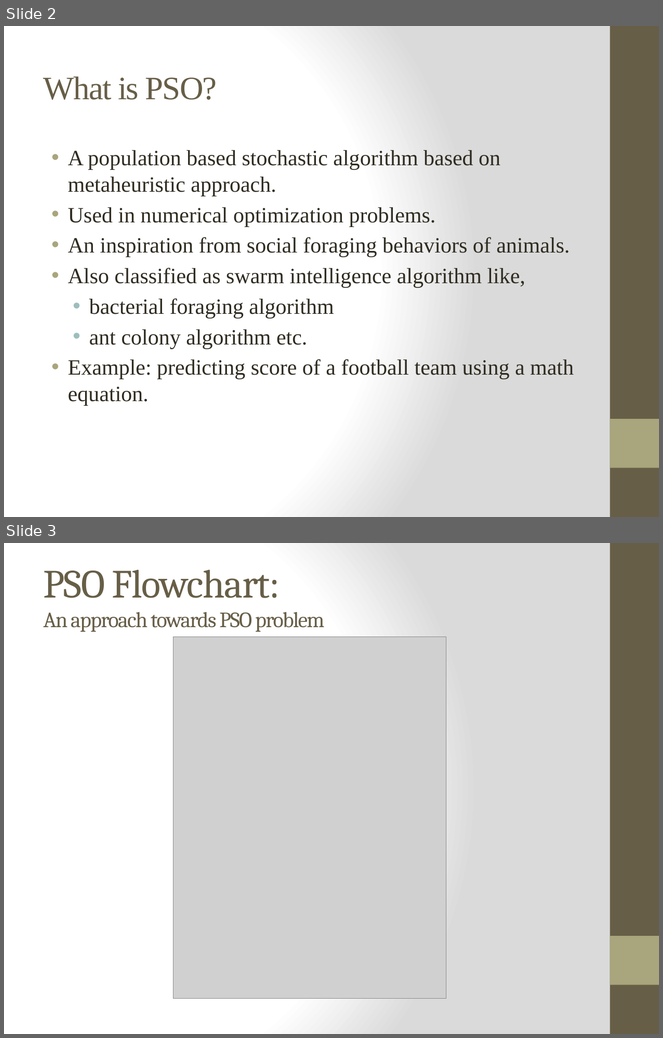
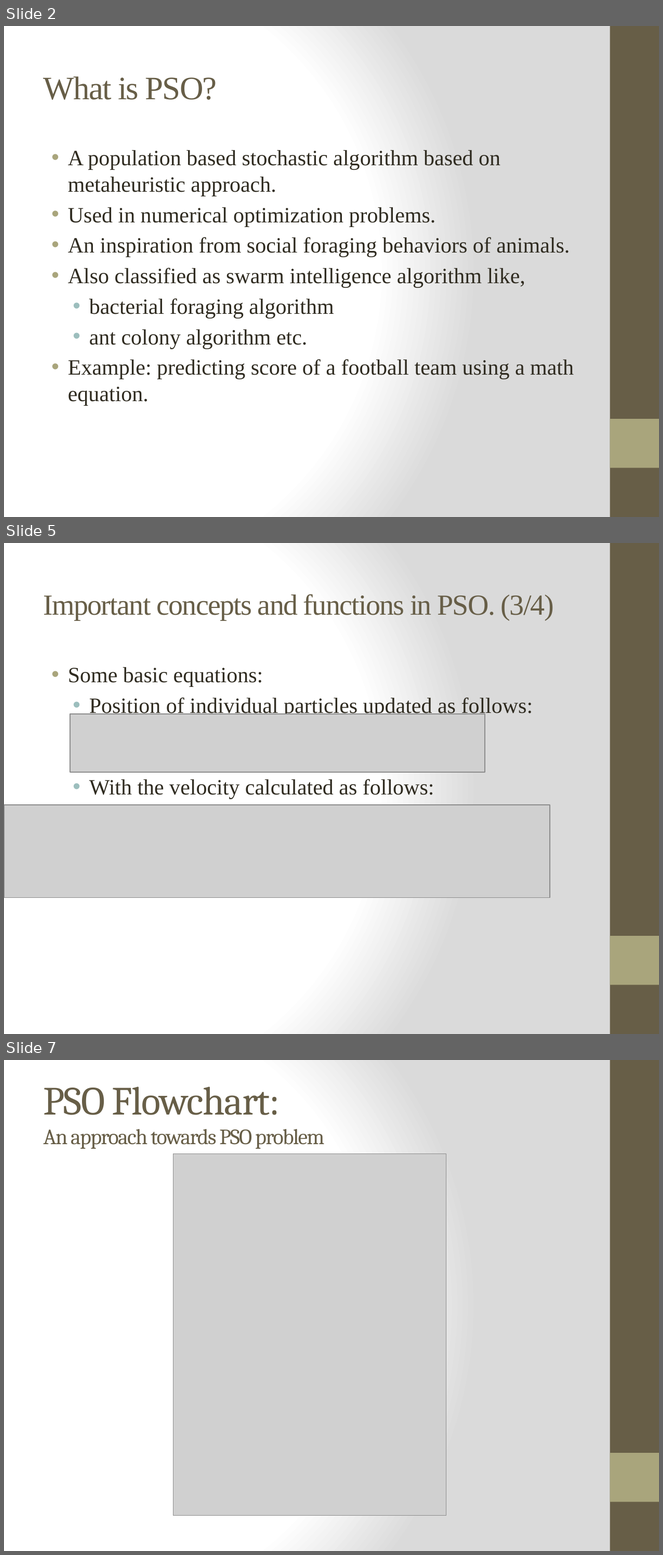
Before and after one commit to ayazhassan-courses/project-pyteam, a slide deck: Documentation/Presentation (interim demo).pptx. Shown one above the other, each under a label of ours: slides 2 and 3 before the commit, slides 2, 5 and 7 after it; the slides between them are not shown. The pictures are 663x1038 and 663x1555 pixels, drawn with LibreOffice and Linux fonts; fonts in the diff are those of the drawing; grey boxes stand for pictures. Boxes give left, top, right and bottom in pixels: in the first picture for what was removed or moved away, otherwise in the second. Text is boxed around its words. In the diff, an @@ line names an element or a change of style, - is before the commit and + after.

Commit message:
How it works? (Equations added and revised function)

```diff
--- a/Documentation/Presentation (interim demo).pptx
+++ b/Documentation/Presentation (interim demo).pptx
@@ slide 5 added at <box>4,543,659,1034</box>, background gradient #FFFFFF to #DADADA; not listed: 2 template elements that a slide beside it also shows @@
@@ title added at <box>44,594,554,620</box>, 32 pt, text #675E47 @@
+Important concepts and functions in PSO. (3/4)
@@ text added at <box>68,667,533,799</box>, 24 pt, text #2F2B20 @@
+• Some basic equations:
+  • Position of individual particles updated as follows:
+  • With the velocity calculated as follows:
@@ picture added at <box>70,714,485,772</box> @@
@@ picture added at <box>4,805,550,898</box> @@
@@ what was slide 3 is now slide 7 @@
```
Also in this commit, not shown: 2 slides changed, 1 other slide added.
